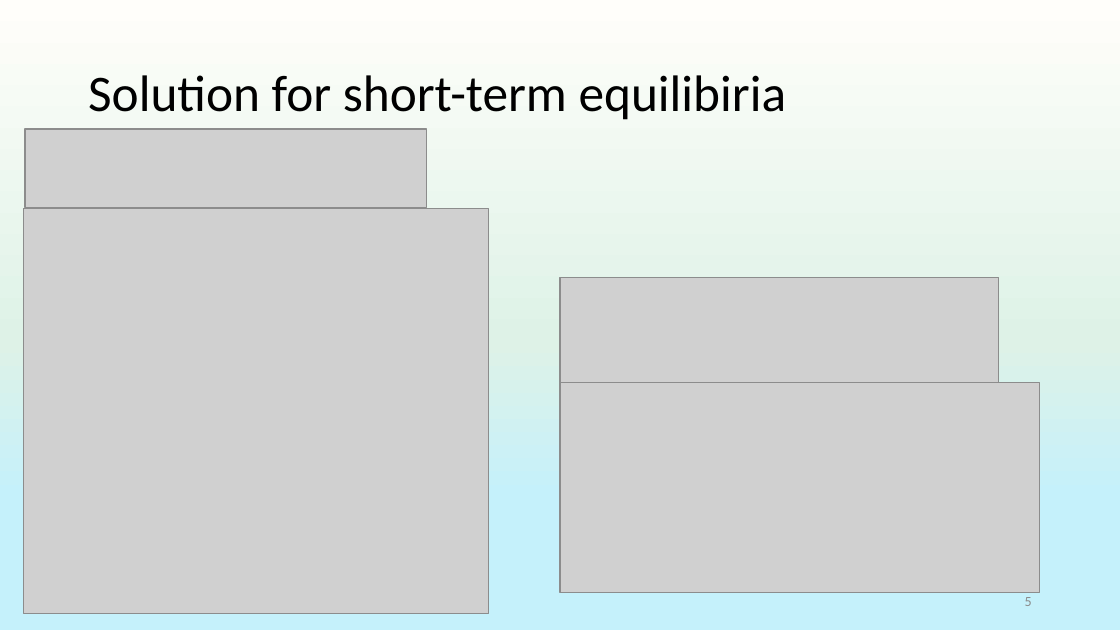
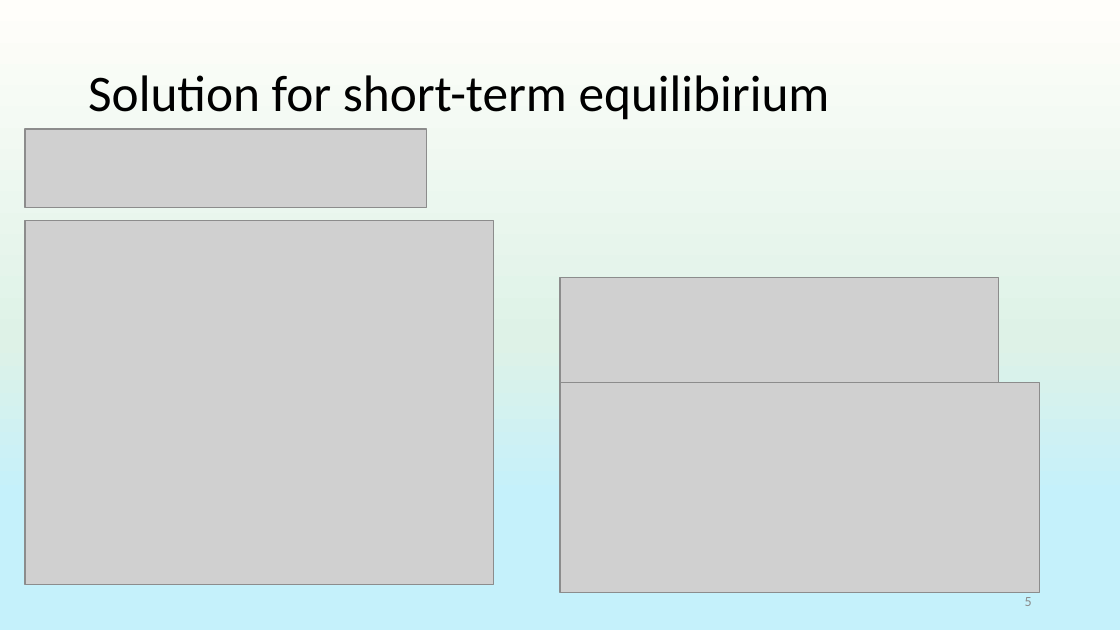
Before and after one commit to anuragr81/research, a slide deck: slide 5 of consumption/presentationJun2022.pptx. Drawn at 1120x630 pixels with LibreOffice and Linux fonts; fonts in the diff are those of the drawing; grey boxes stand for pictures; background and template pictures are left out. Boxes give left, top, right and bottom in pixels: in the first picture for what was removed or moved away, otherwise in the second. Text is boxed around its words. In the diff, an @@ line names an element or a change of style, - is before the commit and + after.

```diff
--- a/consumption/presentationJun2022.pptx
+++ b/consumption/presentationJun2022.pptx
@@ title at box(88, 75, 830, 120): text changed @@
-Solution for short-term equilibiria
+Solution for short-term equilibirium
@@ picture: place and size @@
-picture at box(24, 208, 489, 613)
+picture at box(25, 221, 494, 585)
```
Also in this commit, not shown: 5 other slides changed.
